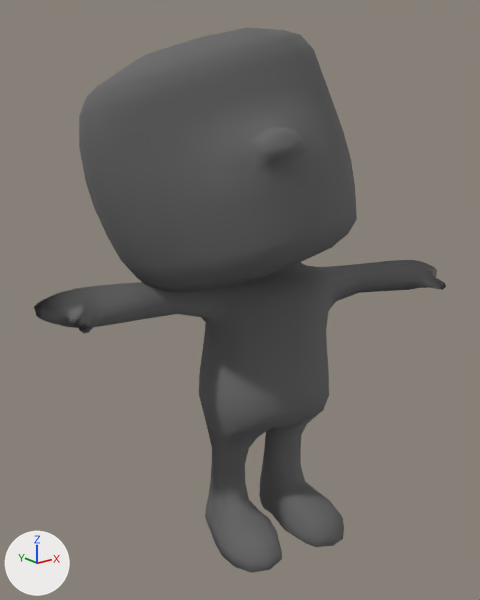
What one commit did to the COLLADA model speakAut/art.scnassets/neutral.dae.
Camera for both pictures: a 50 mm lens placed at (-1.382, -1.618, 1.478), pointed at (-0.046, 0.052, 0.81). Arrows for +X, +Y and +Z are at lower left; the lights stay in place. Where no turn or scale is listed for an object, it has been applied to the vertices.

The first picture shows 'body', 'head'.
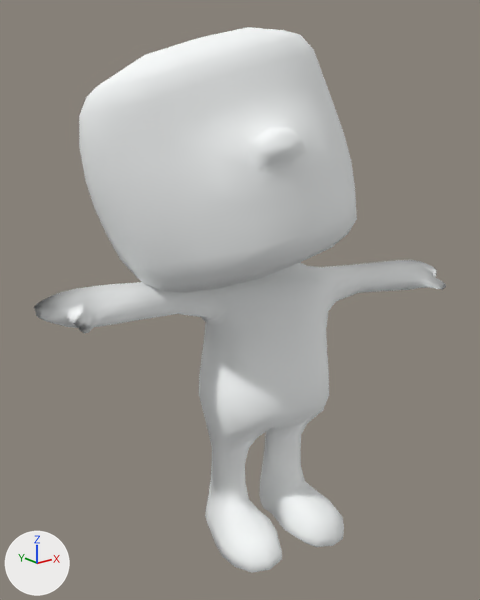
Changed parts and their boxes [x1, y1, x2, y2] in the pictures (480 x 600 px):
```json
{"object": "head", "change": "recoloured", "before": [79, 27, 357, 293], "after": [79, 27, 357, 293], "on screen": "grey to white"}
{"object": "body", "change": "recoloured", "before": [34, 260, 446, 573], "after": [34, 260, 446, 573]}
```

The change, as JSON lines over the scene's bpy script:
```json
{"op": "set", "path": "mat_bodytexture.base_color", "old": "(0.133, 0.133, 0.133)", "new": "(0.952, 0.974, 0.974)", "note": "dark grey #666666 -> white #fafcfc"}
{"op": "set", "path": "mat_headtexture.base_color", "old": "(0.133, 0.133, 0.133)", "new": "(0.952, 0.974, 0.974)", "note": "dark grey #666666 -> white #fafcfc"}
```
